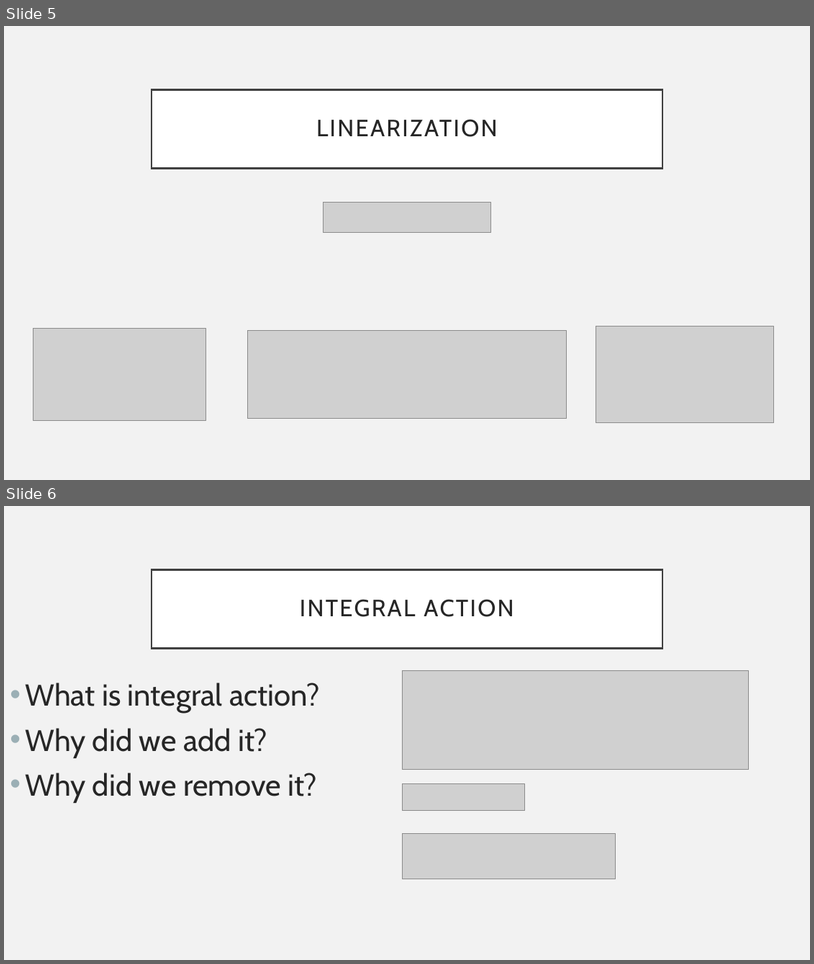
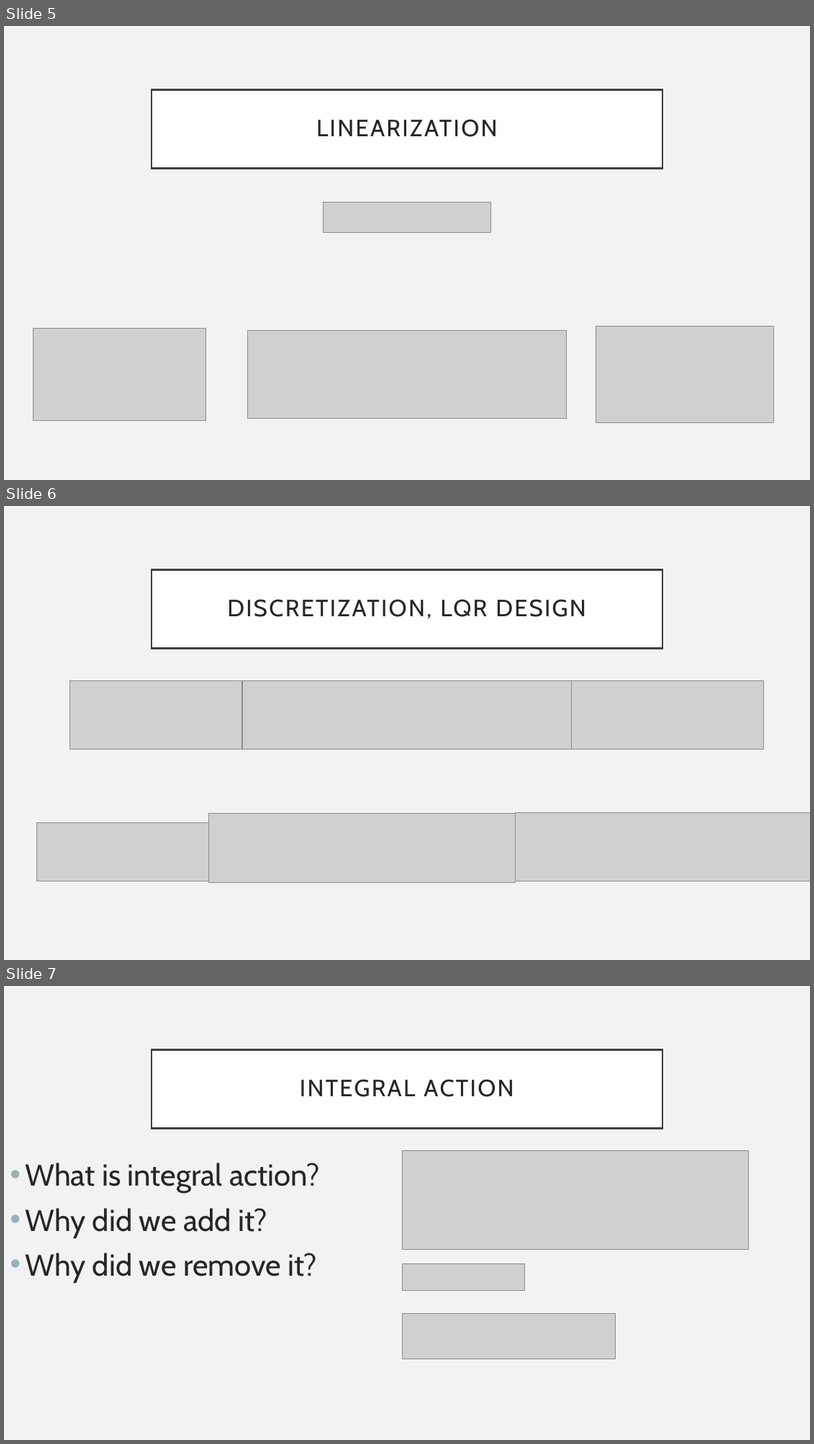
Before and after one commit to jonherz/quadcopter_g22, a slide deck: project_presentation/project_presentation.pptx. Shown one above the other, each under a label of ours: slides 5 and 6 before the commit, slides 5, 6 and 7 after it. The pictures are 814x964 and 814x1444 pixels, drawn with LibreOffice and Linux fonts; fonts in the diff are those of the drawing; grey boxes stand for pictures. Boxes give left, top, right and bottom in pixels: in the first picture for what was removed or moved away, otherwise in the second. Text is boxed around its words. In the diff, an @@ line names an element or a change of style, - is before the commit and + after.

Commit message:
NoSteffo

```diff
--- a/project_presentation/project_presentation.pptx
+++ b/project_presentation/project_presentation.pptx
@@ slide 6 added at box(4, 506, 810, 960), background #F2F2F2 @@
@@ title added at box(152, 569, 663, 648), fill #FFFFFF, outline #404040 2.5 pt, 28 pt, text #262626 @@
+DISCRETIZATION, LQR DESIGN
@@ picture added at box(70, 681, 242, 750) @@
@@ picture added at box(243, 681, 571, 750) @@
@@ picture added at box(571, 681, 764, 750) @@
@@ picture added at box(36, 822, 209, 881) @@
@@ picture added at box(209, 813, 516, 883) @@
@@ picture added at box(515, 812, 810, 881) @@
@@ what was slide 6 is now slide 7 @@
```
